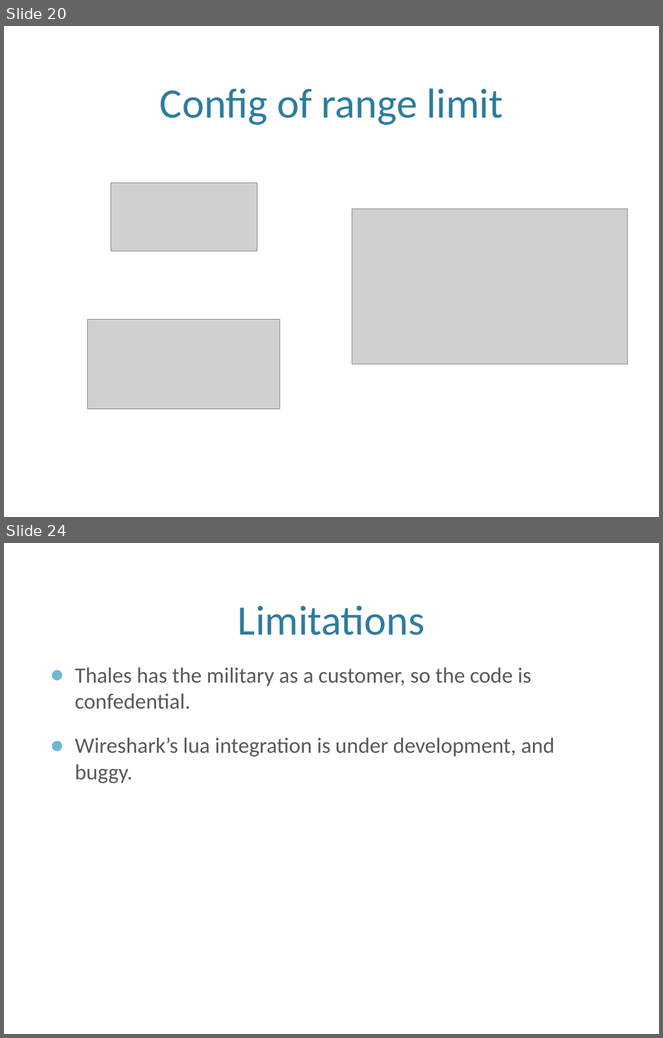
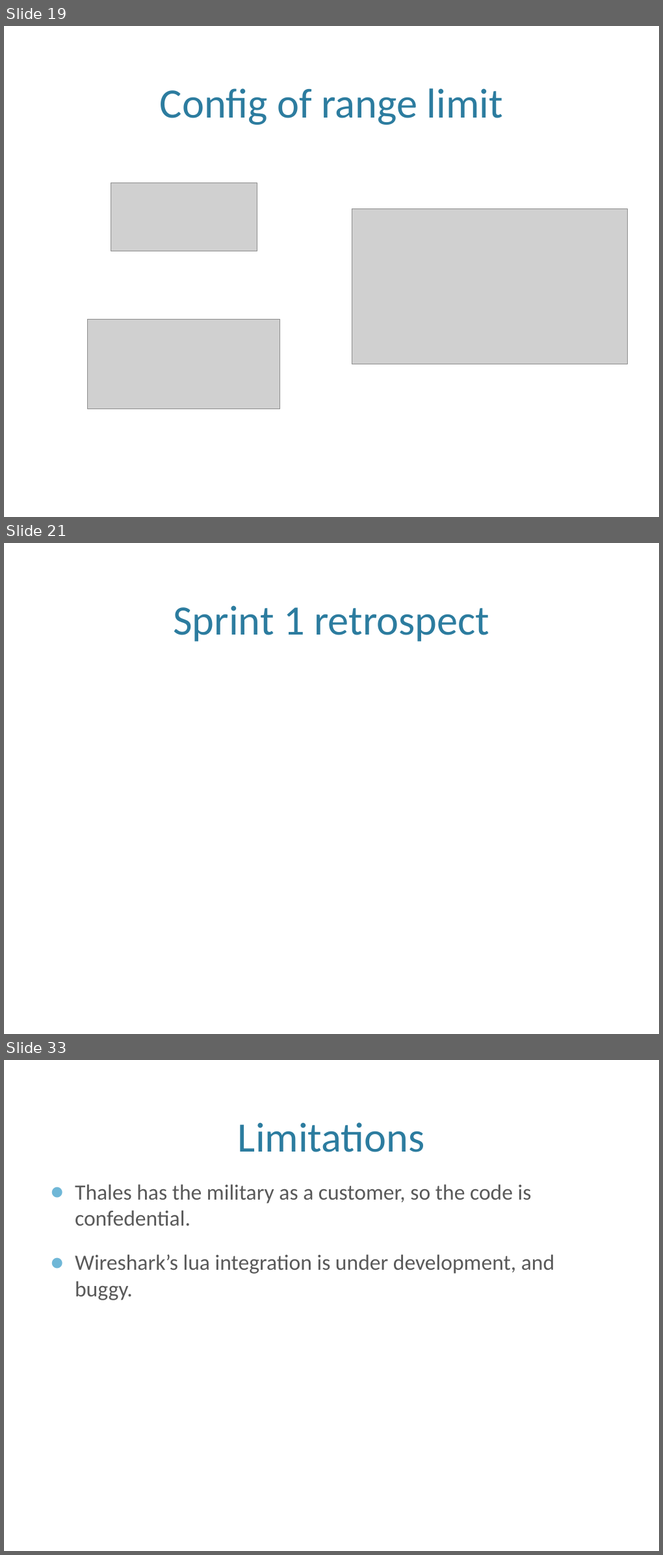
Before and after one commit to eventh/kpro9, a slide deck: presentation/TDT4290_FinalPresentasjon.pptx. Shown one above the other, each under a label of ours: slides 20 and 24 before the commit, slides 19, 21 and 33 after it; the slides between them are not shown. The pictures are 663x1038 and 663x1555 pixels, drawn with LibreOffice and Linux fonts; fonts in the diff are those of the drawing; grey boxes stand for pictures; background and template pictures are left out. Boxes give left, top, right and bottom in pixels: in the first picture for what was removed or moved away, otherwise in the second. Text is boxed around its words. In the diff, an @@ line names an element or a change of style, - is before the commit and + after.

```diff
--- a/presentation/TDT4290_FinalPresentasjon.pptx
+++ b/presentation/TDT4290_FinalPresentasjon.pptx
@@ slide 21 added at (x1=4, y1=543, x2=659, y2=1034), background picture (left out) @@
@@ title added at (x1=173, y1=605, x2=490, y2=642), 46 pt, text #2C7C9F @@
+Sprint 1 retrospect
@@ what was slide 20 is now slide 19 @@
@@ what was slide 24 is now slide 33 @@
```
Also in this commit, not shown: 3 slides changed, 9 other slides added, 1 slide removed, 4 other files.
